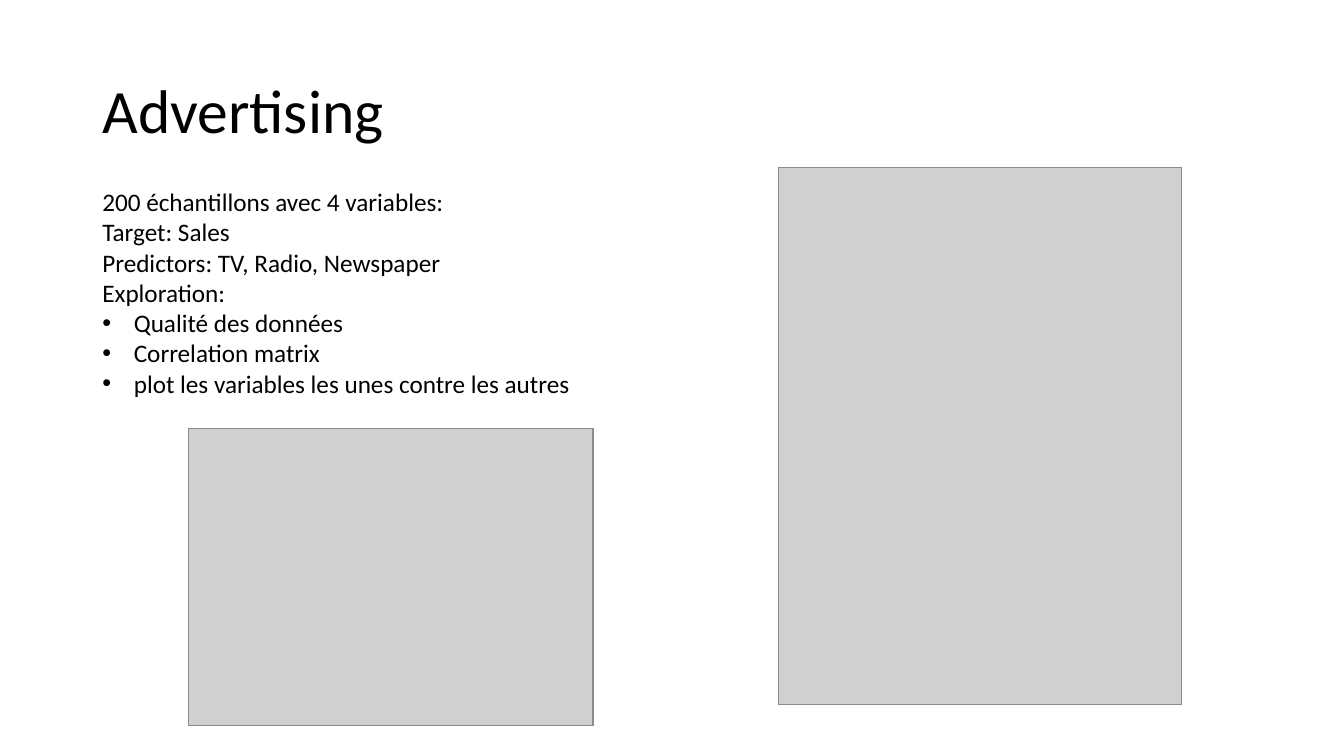
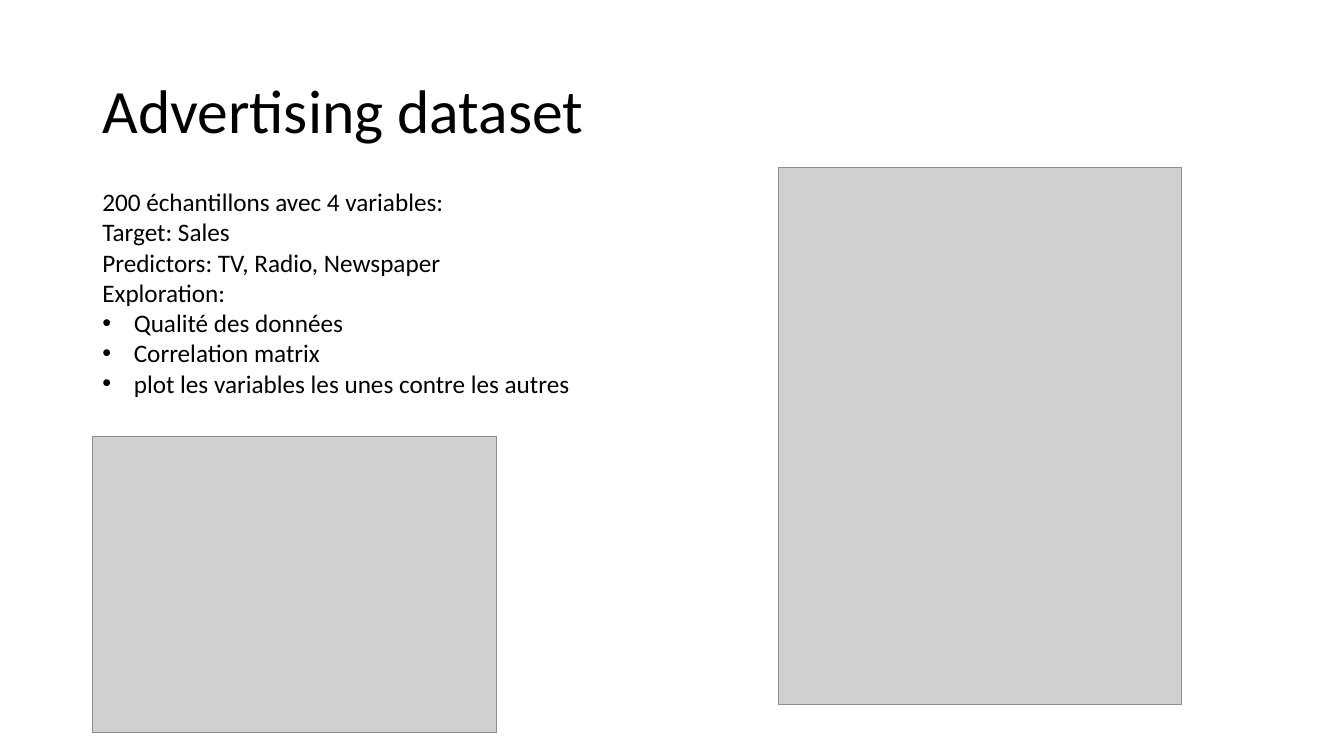
Before and after one commit to alexisperrier/XEmines_DataScience_2020, a slide deck: slide 17 of slides/XEM20_S1D3.pptx (slide 14 before the commit). Drawn at 1344x756 pixels with LibreOffice and Linux fonts; fonts in the diff are those of the drawing; grey boxes stand for pictures. Boxes give left, top, right and bottom in pixels: in the first picture for what was removed or moved away, otherwise in the second. Text is boxed around its words. In the diff, an @@ line names an element or a change of style, - is before the commit and + after.

```diff
--- a/slides/XEM20_S1D3.pptx
+++ b/slides/XEM20_S1D3.pptx
@@ title at (x1=102, y1=90, x2=583, y2=144): text changed @@
-Advertising
+Advertising dataset
@@ picture moved from (x1=189, y1=430, x2=593, y2=726) to (x1=93, y1=437, x2=497, y2=733) @@
```
Also in this commit, not shown: 8 other slides changed, 36 slides added, 6 slides removed, 11 other files.
